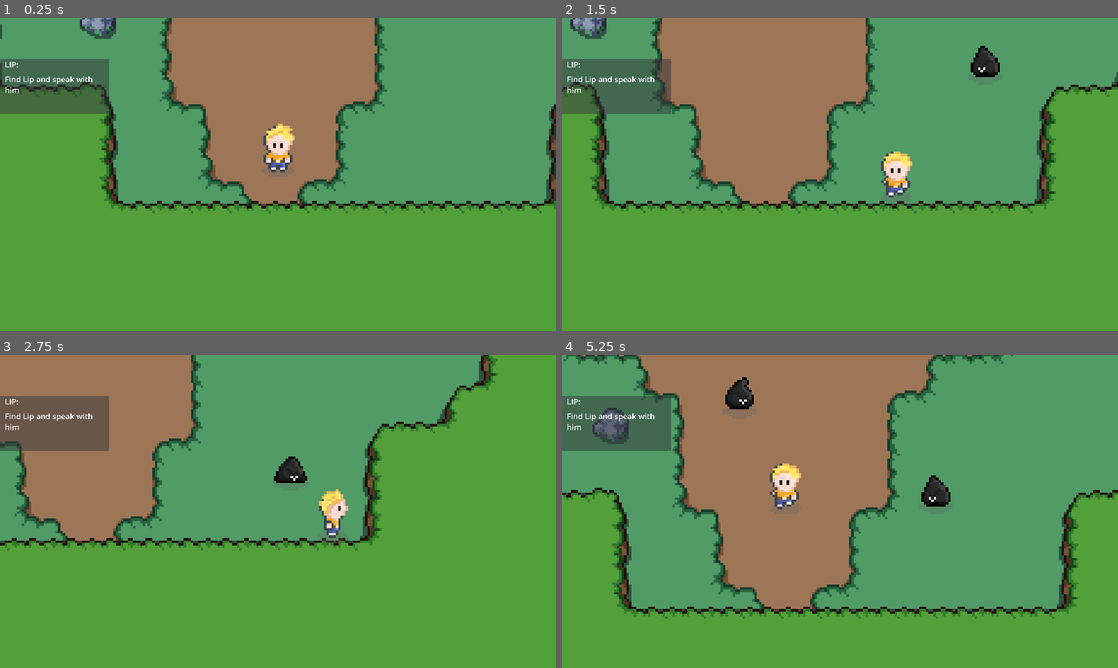
Above: before the commit, frames 1-4 (two rows, left to right).
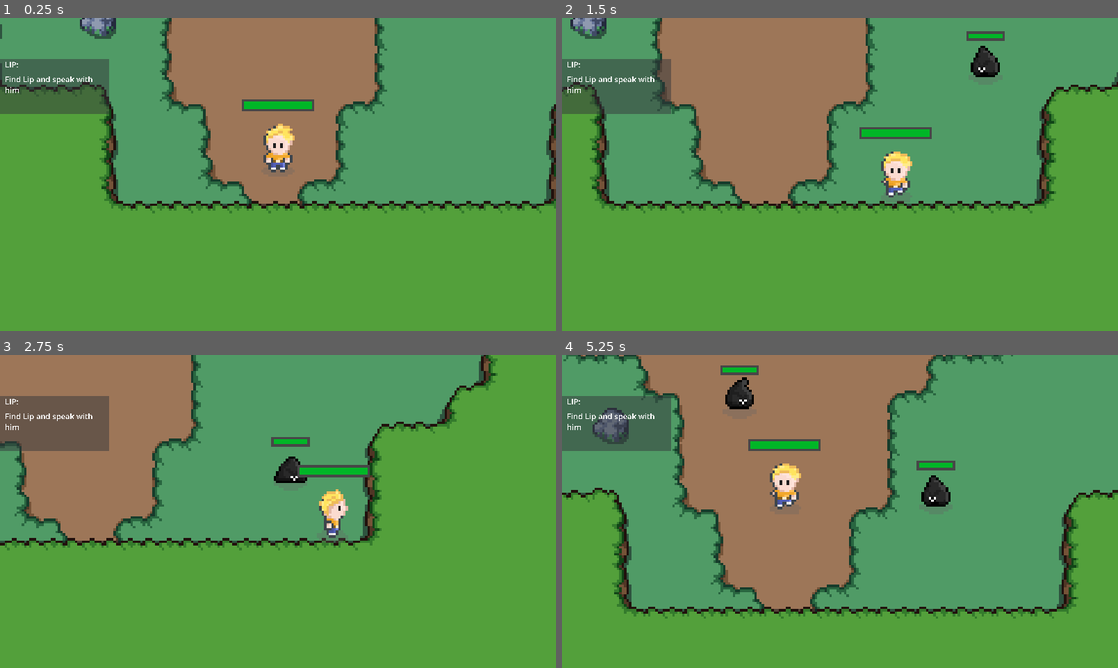
Above: after the commit, the same moments.

Repository: SiemJansen08/Profielwerkstuk
Game: Godot game, scene res://scenes/cave.tscn
Same seed, same stepped clock (60 frames per second), same inputs: the game is played once before the commit and once after it. This scene is started directly instead of the project's main scene.
Inputs:
- Up to frame 1 (0.25 s): no input
- Up to frame 2 (1.5 s): tap Enter (ui_accept) at 0.5, 0.77 s; hold Right (ui_right) 0.53-1.28 s; tap E (attack) at 0.6, 1.35 s; hold Down (ui_down) from 1.28 s (still down)
- Up to frame 3 (2.75 s): tap Enter (ui_accept) at 1.52 s; release Down (ui_down) at 2.03 s; hold Right (ui_right) from 2.03 s (still down); tap D (chat) at 2.1 s; tap E (attack) at 2.3 s
- Up to frame 4 (5.25 s): release Right (ui_right) at 2.78 s; hold Up (ui_up) 2.78-3.53 s; tap S (stealth) at 2.85 s; tap Enter (ui_accept) at 3.02, 3.77, 4.52 s; tap E (attack) at 3.05, 3.6, 4.35 s; hold Left (ui_left) 3.53-5.03 s; hold Down (ui_down) from 5.03 s (still down); tap D (chat) at 5.1 s

The runs differ from the first frame. In frame 1, 0.5% of the frame differs, in the area x 43-57%, y 26-30%; in frame 2, 0.7%; in frame 3, 0.7%; in frame 4, 0.9%, in the area x 28-71%, y 3-37%.

Commit message:
Healthbar

Diff:
--- a/project.godot
+++ b/project.godot
@@ -12,7 +12,7 @@
 
 config/name="Profielwerkstuk"
 run/main_scene="res://scenes/world.tscn"
-config/features=PackedStringArray("4.2", "Forward Plus")
+config/features=PackedStringArray("4.3", "Forward Plus")
 
 [autoload]
 
@@ -28,48 +28,48 @@
 
 ui_accept={
 "deadzone": 0.5,
-"events": [Object(InputEventKey,"resource_local_to_scene":fa …(174 unchanged characters)… l_keycode":0,"key_label":0,"unicode":0,"echo":false,"script":null)
-, Object(InputEventKey,"resource_local_to_scene":false,"reso …(165 unchanged characters)… l_keycode":0,"key_label":0,"unicode":0,"echo":false,"script":null)
-, Object(InputEventKey,"resource_local_to_scene":false,"resource_name":"","device":0,"window_id":0,"alt_pressed":false,"shift_pressed":false,"ctrl_pressed":false,"meta_pressed":false,"pressed":false,"keycode":32,"physical_keycode":0,"key_label":0,"unicode":32,"echo":false,"script":null)
+"events": [Object(InputEventKey,"resource_local_to_scene":fa …(174 unchanged characters)… l_keycode":0,"key_label":0,"unicode":0,"location":0,"echo":false,"script":null)
+, Object(InputEventKey,"resource_local_to_scene":false,"reso …(165 unchanged characters)… l_keycode":0,"key_label":0,"unicode":0,"location":0,"echo":false,"script":null)
+, Object(InputEventKey,"resource_local_to_scene":false,"resource_name":"","device":0,"window_id":0,"alt_pressed":false,"shift_pressed":false,"ctrl_pressed":false,"meta_pressed":false,"pressed":false,"keycode":32,"physical_keycode":0,"key_label":0,"unicode":32,"location":0,"echo":false,"script":null)
 , Object(InputEventJoypadButton,"resource_local_to_scene":false,"resource_name":"","device":-1,"button_index":1,"pressure":0.0,"pressed":true,"script":null)
 ]
 }
 ui_text_completion_accept={
 "deadzone": 0.5,
-"events": [Object(InputEventKey,"resource_local_to_scene":fa …(174 unchanged characters)… l_keycode":0,"key_label":0,"unicode":0,"echo":false,"script":null)
-, Object(InputEventKey,"resource_local_to_scene":false,"reso …(165 unchanged characters)… l_keycode":0,"key_label":0,"unicode":0,"echo":false,"script":null)
+"events": [Object(InputEventKey,"resource_local_to_scene":fa …(174 unchanged characters)… l_keycode":0,"key_label":0,"unicode":0,"location":0,"echo":false,"script":null)
+, Object(InputEventKey,"resource_local_to_scene":false,"reso …(165 unchanged characters)… l_keycode":0,"key_label":0,"unicode":0,"location":0,"echo":false,"script":null)
 , Object(InputEventJoypadButton,"resource_local_to_scene":false,"resource_name":"","device":-1,"button_index":1,"pressure":0.0,"pressed":true,"script":null)
 ]
 }
 ui_text_newline={
 "deadzone": 0.5,
-"events": [Object(InputEventKey,"resource_local_to_scene":fa …(174 unchanged characters)… l_keycode":0,"key_label":0,"unicode":0,"echo":false,"script":null)
-, Object(InputEventKey,"resource_local_to_scene":false,"reso …(165 unchanged characters)… l_keycode":0,"key_label":0,"unicode":0,"echo":false,"script":null)
+"events": [Object(InputEventKey,"resource_local_to_scene":fa …(174 unchanged characters)… l_keycode":0,"key_label":0,"unicode":0,"location":0,"echo":false,"script":null)
+, Object(InputEventKey,"resource_local_to_scene":false,"reso …(165 unchanged characters)… l_keycode":0,"key_label":0,"unicode":0,"location":0,"echo":false,"script":null)
 , Object(InputEventJoypadButton,"resource_local_to_scene":false,"resource_name":"","device":-1,"button_index":1,"pressure":0.0,"pressed":true,"script":null)
 ]
 }
 ui_text_submit={
 "deadzone": 0.5,
-"events": [Object(InputEventKey,"resource_local_to_scene":fa …(174 unchanged characters)… l_keycode":0,"key_label":0,"unicode":0,"echo":false,"script":null)
-, Object(InputEventKey,"resource_local_to_scene":false,"reso …(165 unchanged characters)… l_keycode":0,"key_label":0,"unicode":0,"echo":false,"script":null)
+"events": [Object(InputEventKey,"resource_local_to_scene":fa …(174 unchanged characters)… l_keycode":0,"key_label":0,"unicode":0,"location":0,"echo":false,"script":null)
+, Object(InputEventKey,"resource_local_to_scene":false,"reso …(165 unchanged characters)… l_keycode":0,"key_label":0,"unicode":0,"location":0,"echo":false,"script":null)
 , Object(InputEventJoypadButton,"resource_local_to_scene":false,"resource_name":"","device":-1,"button_index":1,"pressure":0.0,"pressed":true,"script":null)
 ]
 }
 attack={
 "deadzone": 0.5,
-"events": [Object(InputEventKey,"resource_local_to_scene":fa …(172 unchanged characters)… eycode":69,"key_label":0,"unicode":101,"echo":false,"script":null)
+"events": [Object(InputEventKey,"resource_local_to_scene":fa …(172 unchanged characters)… eycode":69,"key_label":0,"unicode":101,"location":0,"echo":false,"script":null)
 , Object(InputEventJoypadButton,"resource_local_to_scene":false,"resource_name":"","device":-1,"button_index":2,"pressure":0.0,"pressed":true,"script":null)
 ]
 }
 stealth={
 "deadzone": 0.5,
-"events": [Object(InputEventKey,"resource_local_to_scene":fa …(172 unchanged characters)… eycode":83,"key_label":0,"unicode":115,"echo":false,"script":null)
+"events": [Object(InputEventKey,"resource_local_to_scene":fa …(172 unchanged characters)… eycode":83,"key_label":0,"unicode":115,"location":0,"echo":false,"script":null)
 , Object(InputEventJoypadButton,"resource_local_to_scene":false,"resource_name":"","device":-1,"button_index":9,"pressure":0.0,"pressed":true,"script":null)
 ]
 }
 chat={
 "deadzone": 0.5,
-"events": [Object(InputEventKey,"resource_local_to_scene":fa …(172 unchanged characters)… eycode":68,"key_label":0,"unicode":100,"echo":false,"script":null)
+"events": [Object(InputEventKey,"resource_local_to_scene":fa …(172 unchanged characters)… eycode":68,"key_label":0,"unicode":100,"location":0,"echo":false,"script":null)
 , Object(InputEventJoypadButton,"resource_local_to_scene":false,"resource_name":"","device":-1,"button_index":3,"pressure":0.0,"pressed":true,"script":null)
 ]
 }
--- a/scenes/cave_inkling.tscn
+++ b/scenes/cave_inkling.tscn
@@ -1,10 +1,11 @@
-[gd_scene load_steps=26 format=3 uid="uid://dmx17t75nylab"]
+[gd_scene load_steps=27 format=3 uid="uid://dmx17t75nylab"]
 
 [ext_resource type="Script" path="res://scripts/enemy.gd" id="1_s8s05"]
 [ext_resource type="Texture2D" uid="uid://b34h4r605dwdb" path="res://art/enemy/Droplet_damage.png" id="2_scuxe"]
 [ext_resource type="Texture2D" uid="uid://dfvv368mwn7vv" path="res://art/enemy/Idle.png" id="3_fd2in"]
 [ext_resource type="Texture2D" uid="uid://c6ej8lrw3f5ai" path="res://art/enemy/Droplet_left.png" id="4_yd421"]
 [ext_resource type="Texture2D" uid="uid://bo142mqq47chf" path="res://art/enemy/Droplet_right.png" id="5_c1pti"]
+[ext_resource type="PackedScene" uid="uid://j8drylpqnsxg" path="res://scenes/healthbar.tscn" id="6_k2gtc"]
 
 [sub_resource type="AtlasTexture" id="AtlasTexture_ssdol"]
 atlas = ExtResource("2_scuxe")
@@ -183,6 +184,12 @@
 [node name="knockback" type="Timer" parent="."]
 wait_time = 0.2
 
+[node name="Healthbar" parent="." instance=ExtResource("6_k2gtc")]
+offset_left = -7.0
+offset_top = -14.0
+offset_right = 7.0
+offset_bottom = -12.0
+
 [connection signal="body_entered" from="detection_area" to="." method="_on_detection_area_body_entered"]
 [connection signal="body_exited" from="detection_area" to="." method="_on_detection_area_body_exited"]
 [connection signal="body_entered" from="enemy_hitbox" to="." method="_on_enemy_hitbox_body_entered"]
--- /dev/null
+++ b/scenes/healthbar.tscn
@@ -0,0 +1,49 @@
+[gd_scene load_steps=6 format=3 uid="uid://j8drylpqnsxg"]
+
+[ext_resource type="Script" path="res://scripts/healthbar.gd" id="1_nphuo"]
+
+[sub_resource type="StyleBoxEmpty" id="StyleBoxEmpty_vjqtm"]
+
+[sub_resource type="StyleBoxFlat" id="StyleBoxFlat_s4ewm"]
+bg_color = Color(0, 0.713726, 0.152941, 1)
+
+[sub_resource type="StyleBoxFlat" id="StyleBoxFlat_5g56y"]
+bg_color = Color(0.277528, 0.277528, 0.277528, 1)
+expand_margin_left = 1.0
+expand_margin_top = 1.0
+expand_margin_right = 1.0
+expand_margin_bottom = 1.0
+shadow_color = Color(0, 0, 0, 0.27451)
+shadow_offset = Vector2(0, 1)
+
+[sub_resource type="StyleBoxFlat" id="StyleBoxFlat_jjejl"]
+bg_color = Color(1, 1, 1, 1)
+
+[node name="Healthbar" type="ProgressBar"]
+z_index = 1
+offset_right = 240.0
+offset_bottom = 4.0
+theme_override_styles/background = SubResource("StyleBoxEmpty_vjqtm")
+theme_override_styles/fill = SubResource("StyleBoxFlat_s4ewm")
+value = 60.0
+show_percentage = false
+script = ExtResource("1_nphuo")
+
+[node name="Damagebar" type="ProgressBar" parent="."]
+z_index = -1
+layout_mode = 1
+anchors_preset = 15
+anchor_right = 1.0
+anchor_bottom = 1.0
+grow_horizontal = 2
+grow_vertical = 2
+theme_override_styles/background = SubResource("StyleBoxFlat_5g56y")
+theme_override_styles/fill = SubResource("StyleBoxFlat_jjejl")
+value = 80.0
+show_percentage = false
+
+[node name="Damage_Timer" type="Timer" parent="."]
+wait_time = 0.4
+one_shot = true
+
+[connection signal="timeout" from="Damage_Timer" to="." method="_on_damage_timer_timeout"]
--- a/scenes/player.tscn
+++ b/scenes/player.tscn
@@ -22,6 +22,7 @@
 [ext_resource type="Texture2D" uid="uid://bkh5prouecsf" path="res://art/karakter/Stealth/Left_walk_stealth.png" id="17_mlqli"]
 [ext_resource type="Texture2D" uid="uid://bmtrf6c4nbxlh" path="res://art/karakter/Stealth/Right_idle_stealth.png" id="20_wu2uq"]
 [ext_resource type="Texture2D" uid="uid://dg1as4ncfi33v" path="res://art/karakter/Stealth/Right_walk_stealth.png" id="22_ojht3"]
+[ext_resource type="PackedScene" uid="uid://j8drylpqnsxg" path="res://scenes/healthbar.tscn" id="23_5b4cd"]
 
 [sub_resource type="AtlasTexture" id="AtlasTexture_gcowf"]
 atlas = ExtResource("2_vcwow")
@@ -779,6 +780,12 @@
 [node name="stealth_time" type="Timer" parent="."]
 wait_time = 3.0
 
+[node name="Healthbar" parent="." instance=ExtResource("23_5b4cd")]
+offset_left = -14.0
+offset_top = -30.0
+offset_right = 14.0
+offset_bottom = -27.0
+
 [connection signal="body_entered" from="player_hitbox" to="." method="_on_player_hitbox_body_entered"]
 [connection signal="body_exited" from="player_hitbox" to="." method="_on_player_hitbox_body_exited"]
 [connection signal="timeout" from="attack_cooldown" to="." method="_on_attack_cooldown_timeout"]
--- a/scripts/enemy.gd
+++ b/scripts/enemy.gd
@@ -8,10 +8,15 @@
 var player_inattack_range = false
 var can_take_damage = true
 
+@onready var healthbar = $Healthbar
+
 var randomizer = RandomNumberGenerator.new()
 var knockback_state = false
 var knockback_direction = 1
 var knockback_speed = 3
+
+func _ready():
+	healthbar.init_health(health)
 
 func _physics_process(delta):
 	deal_with_damage()
@@ -72,6 +77,7 @@
 	if player_inattack_range and Global.player_current_attack == true:
 		if can_take_damage == true:
 			health = health - 50
+			healthbar.health = health
 			$knockback.start()
 			knockback_state = true
 			$AnimatedSprite2D.play("damage")
--- /dev/null
+++ b/scripts/healthbar.gd
@@ -0,0 +1,30 @@
+extends ProgressBar
+
+@onready var timer = $Damage_Timer
+@onready var damage_bar = $Damagebar
+
+var health = 0 : set = _set_health
+
+func _set_health(new_health):
+	var prev_health = health
+	health = min(max_value, new_health)
+	value = health
+
+	if health <= 0:
+		queue_free()
+
+	if health < prev_health:
+		timer.start()
+	else:
+		damage_bar.value = health
+
+func init_health(_health):
+	health = _health
+	max_value = health
+	value = health
+	damage_bar.max_value = health
+	damage_bar.value = health
+
+
+func _on_damage_timer_timeout():
+	damage_bar.value = health
--- a/scripts/player.gd
+++ b/scripts/player.gd
@@ -5,13 +5,15 @@
 var current_dir = "none"
 var enemy_inattack_range = false
 var enemy_attack_cooldown = true
-var health = 1500
+var health = 100
+@onready var healthbar = $Healthbar
 var player_alive = true
 var attack_ip = false
 
 
 func _ready():
 	$AnimatedSprite2D.play("front_idle")
+	healthbar.init_health(health)
 
 func _physics_process(delta):
 	attack(delta)
@@ -141,6 +143,7 @@
 func enemy_attack():
 	if enemy_inattack_range and enemy_attack_cooldown == true:
 		health = health - 5
+		healthbar.health = health
 		enemy_attack_cooldown = false
 		$attack_cooldown.start()
 		print(health)
Not shown: 1 places in scenes/player.tscn that only renumber resources
Not shown, changed: .DS_Store
